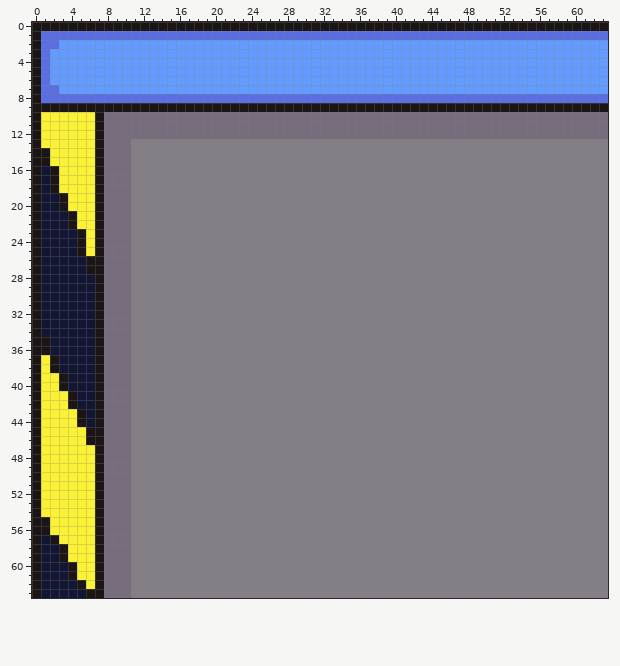
Edited in one commit: pixel-art sprite (app/assets/images/facility_doorl.png). The picture above was drawn from the file before the commit.
The file is 64x64 pixels.
Once edited:
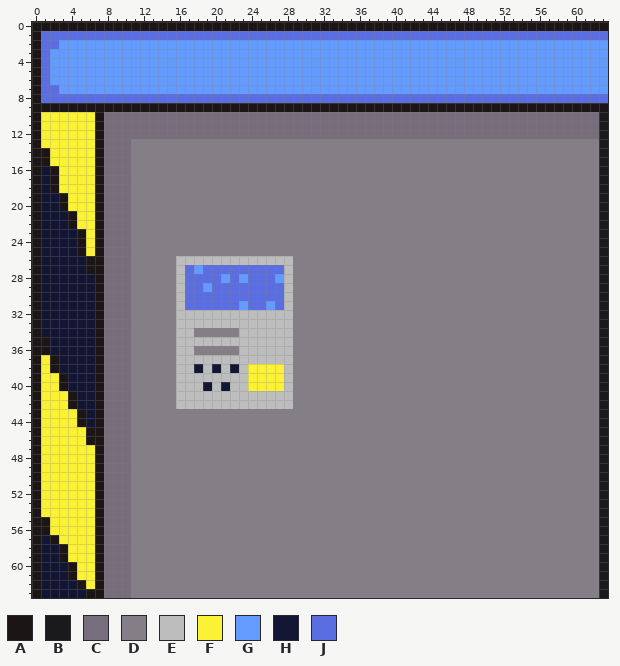
Palette (. is transparent): A #1b1515  B #1a191b  C #776d7c  D #847e87  E #bdbdbd  F #fbf236  G #639bff  H #121632  J #5b6ee1
Difference:
The edit turns colour C into colour B in rows 10 to 12 at x 63.
The edit turns colour D into colour B in rows 13 to 63 at x 63.
The edit turns colour D into colour E in row 26 at x 16 to 28; in rows 27 to 31 at x 16 and 28; in rows 32 to 33 at x 16 to 28; in row 34 at x 16 to 17 and 23 to 28; in row 35 at x 16 to 28; in row 36 at x 16 to 17 and 23 to 28.
The edit turns colour D into colour E in row 37 at x 16 to 28; in row 38 at x 16 to 17, 19, 21, 23 and 28; in row 39 at x 16 to 23 and 28; in row 40 at x 16 to 18, 20, 22 to 23 and 28; in rows 41 to 42 at x 16 to 28.
The edit turns colour D into colour F in rows 38 to 40 at x 24 to 27.
The edit turns colour D into colour G in row 27 at x 18; in row 28 at x 21, 23 and 27; in row 29 at x 19; in row 31 at x 23 and 26.
The edit turns colour D into colour H in row 38 at x 18, 20 and 22; in row 40 at x 19 and 21.
The edit turns colour D into colour J in row 27 at x 17 and 19 to 27; in row 28 at x 17 to 20, 22 and 24 to 26; in row 29 at x 17 to 18 and 20 to 27; in row 30 at x 17 to 27; in row 31 at x 17 to 22, 24 to 25 and 27.
Pixel boxes of the changes (left, top, right, bottom) in both pictures:
changed: (599, 112, 608, 598)
changed: (176, 256, 293, 409)
